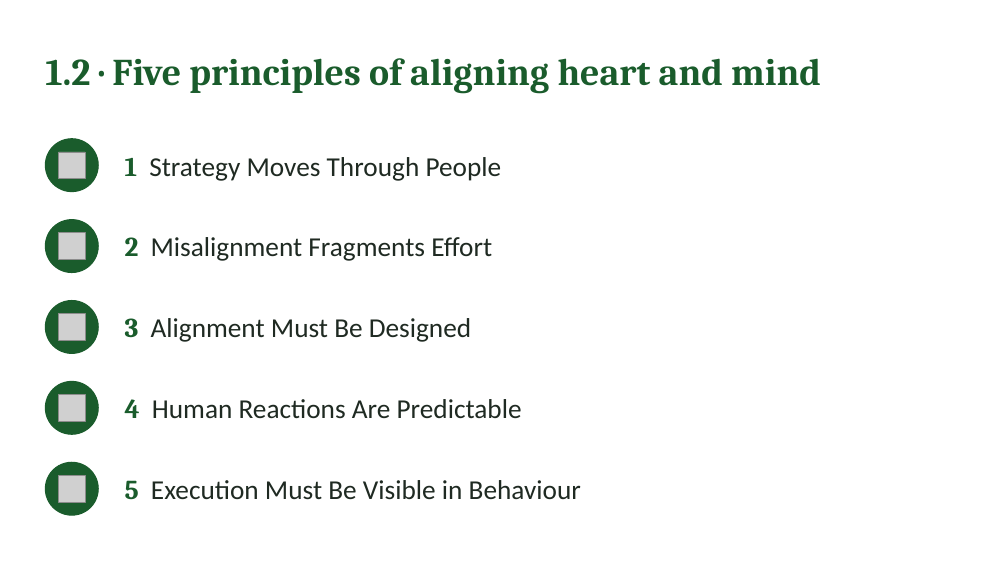
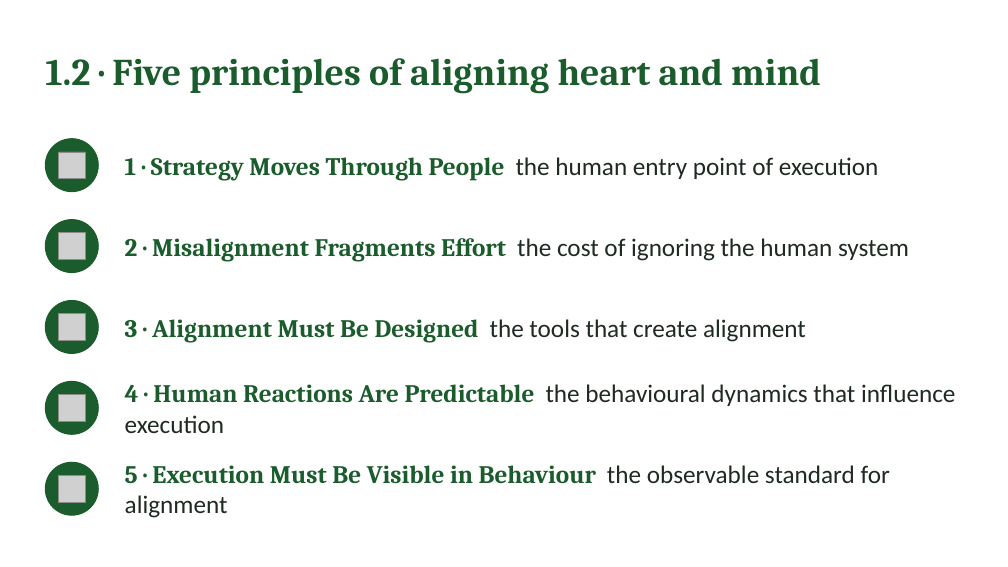
Before and after one commit to IBSL26/ibsl-platform, a slide deck: slide 6 of Unit decks/Unit 05 - Aligning Heart & Mind.pptx. Drawn at 1008x567 pixels with LibreOffice and Linux fonts; fonts in the diff are those of the drawing; grey boxes stand for pictures. Boxes give left, top, right and bottom in pixels: in the first picture for what was removed or moved away, otherwise in the second. Text is boxed around its words. In the diff, an @@ line names an element or a change of style, - is before the commit and + after.

```diff
--- a/Unit decks/Unit 05 - Aligning Heart & Mind.pptx
+++ b/Unit decks/Unit 05 - Aligning Heart & Mind.pptx
@@ text at [125, 157, 878, 181]: text changed; size 26 to 24 pt @@
-1 Strategy Moves Through People
+1 · Strategy Moves Through People the human entry point of execution
@@ text at [125, 238, 909, 262]: text changed; size 26 to 24 pt @@
-2 Misalignment Fragments Effort
+2 · Misalignment Fragments Effort the cost of ignoring the human system
@@ text at [125, 319, 806, 343]: text changed; size 26 to 24 pt @@
-3 Alignment Must Be Designed
+3 · Alignment Must Be Designed the tools that create alignment
@@ text at [125, 384, 955, 433]: text changed; size 26 to 24 pt @@
-4 Human Reactions Are Predictable
+4 · Human Reactions Are Predictable the behavioural dynamics that influence execution
@@ text at [125, 465, 890, 518]: text changed; size 26 to 24 pt; font Calibri to Cambria; text colour #1F2A22 to #1A5C2C; bold on @@
-5 Execution Must Be Visible in Behaviour
+5 · Execution Must Be Visible in Behaviour the observable standard for alignment
```
Also in this commit, not shown: 4 other slides changed, 4 slides added, 3 other files.
